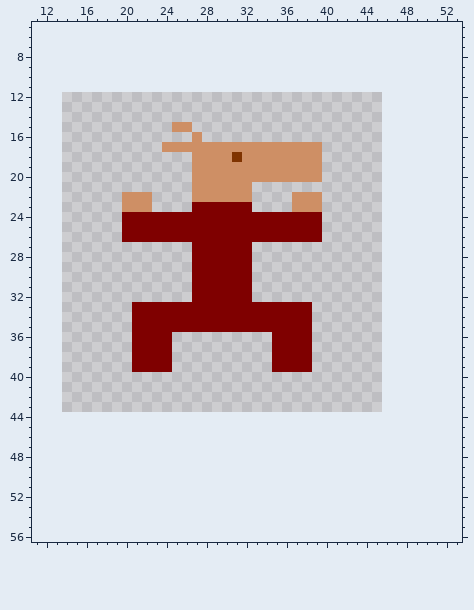
Pixel-art sprite: Assets/Sprites/Alien/alien_worker_running.png. The picture above is the old version.
The file is 32x32 pixels. Pixels under 10% opacity are left out. Colours within 5 levels of each other are drawn and written as one. Shown: x 11..53, y 5..56. The old version is drawn lined up with the new one, on the new canvas.
The same view after the edit:
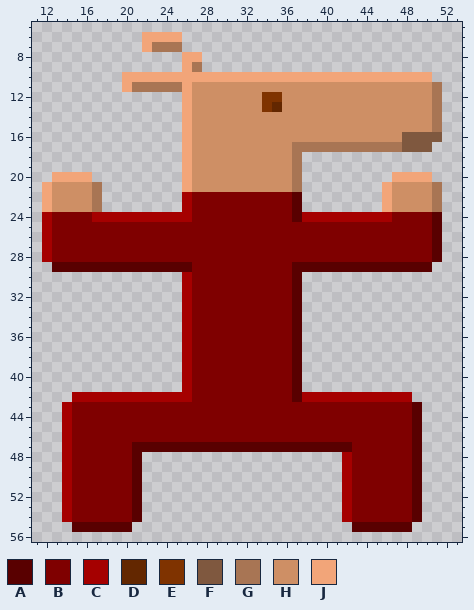
Palette (. is transparent): A #590000  B #7f0000  C #a50000  D #632700  E #7f3300  F #7f583f  G #a87554  H #ce8f65  J #f2a579
From old to new:
canvas 32x32 -> 64x64, the old top-left corner now at 14,12
Changed rows in their new state; - is an unchanged pixel.
first column x 12:
 6 ----------JJJJ--------------------------
 7 ----------JGGG--------------------------
 8 --------------JJ------------------------
 9 --------------JG------------------------
10 --------JJJJJJJJJJJJJJJJJJJJJJJJJJJJJJJ-
11 --------JGGGGGJHHHHHHHHHHHHHHHHHHHHHHHHG
12 --------------JHHHHHHHEEHHHHHHHHHHHHHHHG
13 --------------JHHHHHHHEDHHHHHHHHHHHHHHHG
14 --------------JHHHHHHHHHHHHHHHHHHHHHHHHG
15 -------------.JHHHHHHHHHHHHHHHHHHHHHHHHG
16 --------------J-HHHHHHHHHHHHHHHHHHHHFFFF
17 ------------..J----------GGGGGGGGGGGFFF-
18 --------------J----H-----G..------------
19 --------------J----------G..------------
20 -JJJJ---------J----------G..-------JJJJ-
21 JHHHHG--------J------HHHHG--------JHHHHG
22 JHHHHG--...---CBBBBBBBBBBA..------JHHHHG
23 JHHHHG--...---C------BBBBA..------JHHHHG
24 CBBBBCCCCCCCCCC----------ACCCCCCCCCBBBBA
25 CBBBBBBB--------------------BBBBBBBBBBBA
26 CBBBBBBB--------------------BBBBBBBBBBBA
27 CBBBBBBBBBBBBBB------BBBBBBBBBBBBBBBBBBA
28 CBBBBBBBBBBBBBB------BBBBBBBBBBBBBBBBBBA
29 -AAAAAAAAAAAAAA------BBBBAAAAAAAAAAAAAA-
30 --------------C------BBBBA--------------
31 --------------C------BBBBA--------------
32 --------------C------BBBBA--------------
33 ---------.....C----------A.-------------
34 ---------.....C----------A.-------------
35 ---------.....C----------A.-------------
36 ---------....-CBBBBBBBB--A.-------------
37 ---------....-CBBBBBBBB--A.-------------
38 ---------....-CBBBBBBBB--A.-------------
39 ---------....-CBBBBBBBB--A.-------------
40 --------------CBBBBBBBBBBA--------------
41 --------------CBBBBBBBBBBA--------------
42 ---CCCCCCCCCCCCBBBBBBBBBBACCCCCCCCCCC---
43 --CBBBBBBBBBBBBBBBBBBBBBBBBBBBBBBBBBBA--
44 --CBBBBBBBBBBBBBBBBBBBBBBBBBBBBBBBBBBA--
45 --CBBBBBBBBBBBBBBBBBBBBBBBBBBBBBBBBBBA--
46 --CBBBBBBBBBBBBBBBBBBBBBBBBBBBBBBBBBBA--
47 --CBBBBBBAAAAAAAAAAAAAAAAAAAAAABBBBBBA--
48 --CBBBBBBA--------------------CBBBBBBA--
49 --CBBBBBBA--------------------CBBBBBBA--
50 --CBBBBBBA--------------------CBBBBBBA--
51 --CBBBBBBA--------------------CBBBBBBA--
52 --CBBBBBBA--------------------CBBBBBBA--
53 --CBBBBBBA--------------------CBBBBBBA--
54 --CBBBBBBA--------------------CBBBBBBA--
55 ---AAAAAA----------------------AAAAAA---
Boxes around the changes in both pictures, in picture pixels (x1, y1, x2, y2):
changed: (42, 32, 442, 532)
